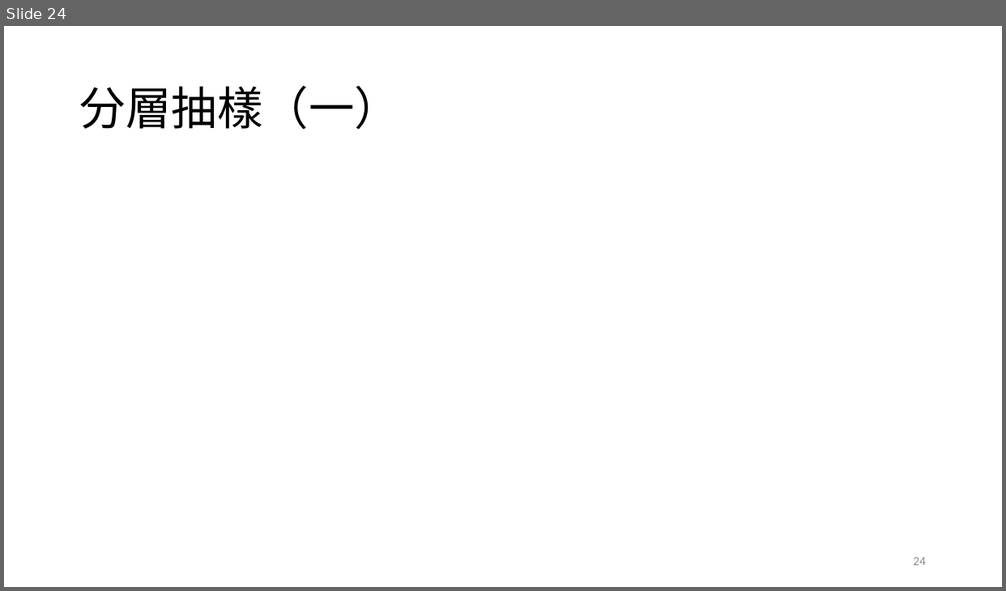
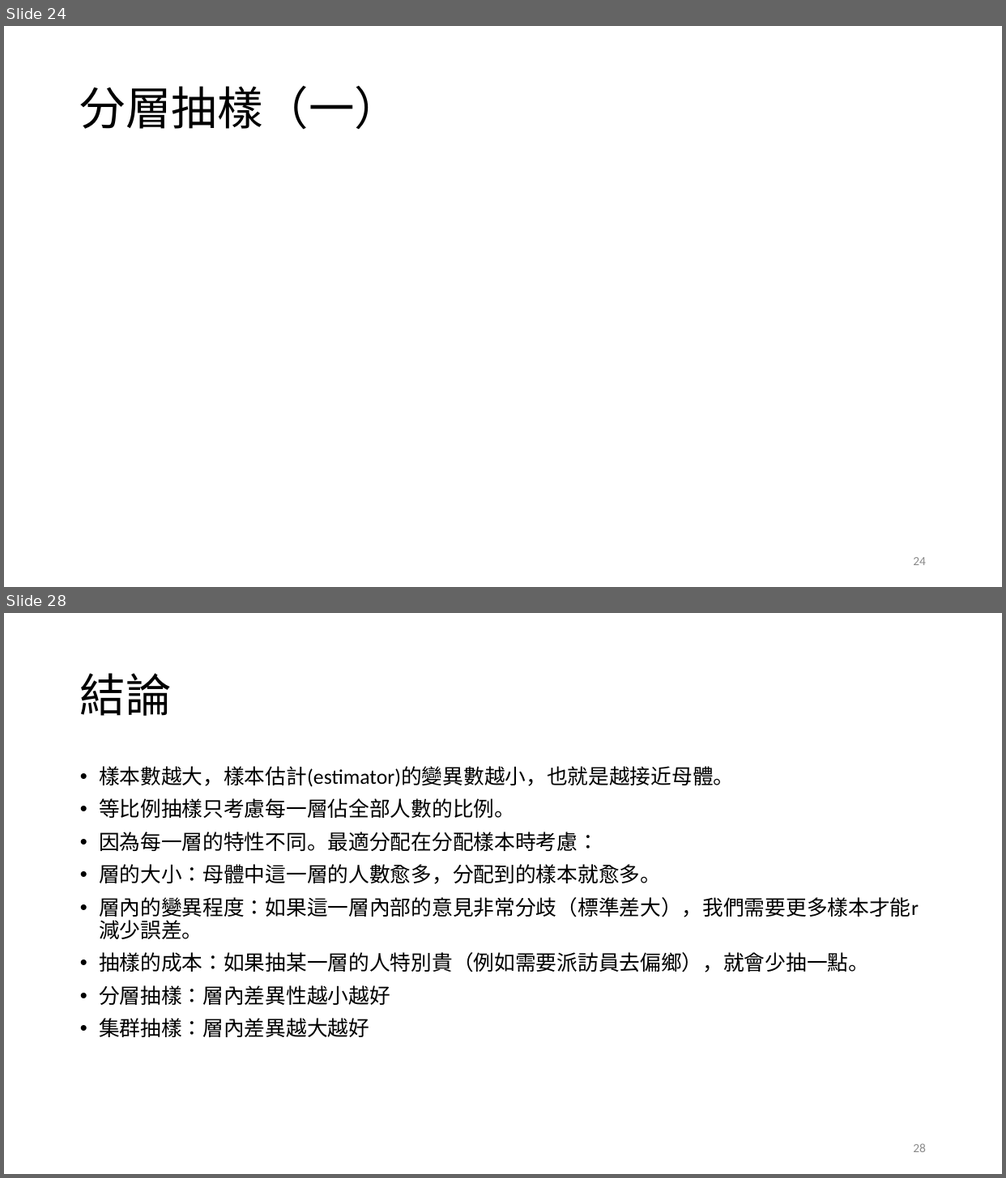
Before and after one commit to TsaiChiahung/PublicOpinion2026, a slide deck: 投影片/民意與調查Week5.pptx. Shown one above the other, each under a label of ours: slide 24 before the commit, slides 24 and 28 after it; the slides between them are not shown. The pictures are 1006x591 and 1006x1178 pixels, drawn with LibreOffice and Linux fonts; fonts in the diff are those of the drawing; grey boxes stand for pictures. Boxes give left, top, right and bottom in pixels: in the first picture for what was removed or moved away, otherwise in the second. Text is boxed around its words. In the diff, an @@ line names an element or a change of style, - is before the commit and + after.

```diff
--- a/投影片/民意與調查Week5.pptx
+++ b/投影片/民意與調查Week5.pptx
@@ slide 28 added at (x1=4, y1=613, x2=1002, y2=1174), background #FFFFFF @@
@@ title added at (x1=80, y1=673, x2=172, y2=716), 44 pt, text #000000 @@
+結論
@@ text added at (x1=99, y1=766, x2=918, y2=1037), 20 pt, text #000000 @@
+• 樣本數越大，樣本估計(estimator)的變異數越小，也就是越接近母體。
+• 等比例抽樣只考慮每一層佔全部人數的比例。
+• 因為每一層的特性不同。最適分配在分配樣本時考慮：
+• 層的大小：母體中這一層的人數愈多，分配到的樣本就愈多。
+• 層內的變異程度：如果這一層內部的意見非常分歧（標準差大），我們需要更多樣本才能r減少誤差。
+• 抽樣的成本：如果抽某一層的人特別貴（例如需要派訪員去偏鄉），就會少抽一點。
+• 分層抽樣：層內差異性越小越好
+• 集群抽樣：層內差異越大越好
@@ page number added at (x1=913, y1=1144, x2=926, y2=1152), 12 pt, text #8C8C8C @@
+28
```
Also in this commit, not shown: 2 slides changed, 2 other slides added.
